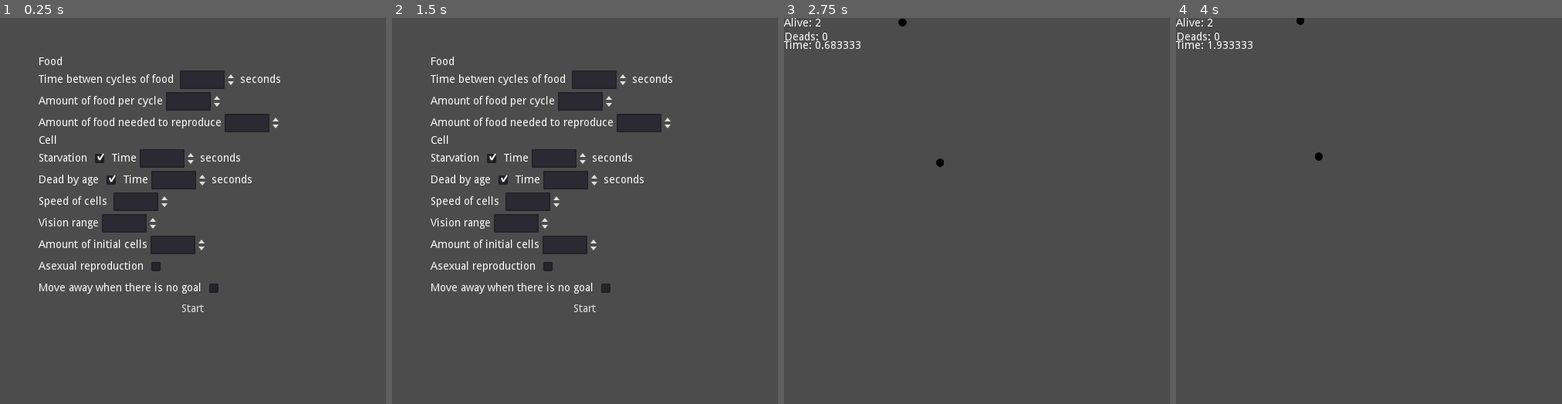
Above: before the commit, frames 1-4 (left to right).
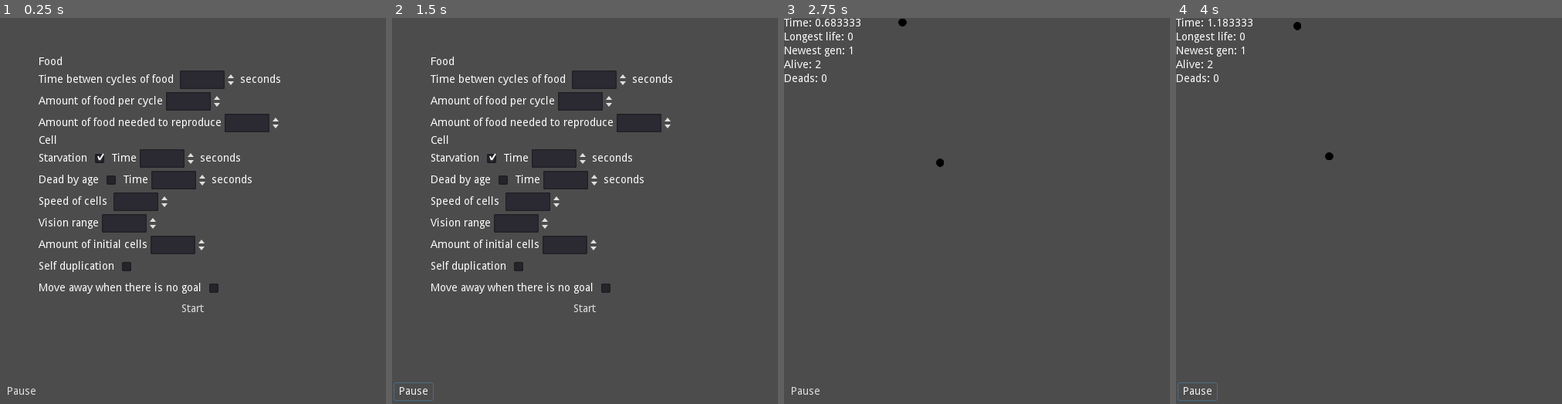
Above: after the commit, the same moments.

Repository: AngelJumbo/GameOfLifeGodot
Game: Godot game, scene res://StartMenu.tscn
Two runs of this game, one before a commit and one after it. Both use one fixed random seed, a clock stepped at 60 frames per second and the inputs below.
Inputs (mouse positions are in pixels of both pictures, inside the frame that each line leads up to):
- Up to frame 1 (0.25 s): no input
- Up to frame 2 (1.5 s): click (415, 392) at 0.5 s, where only the run after the commit has a clickable "Pause"; click (415, 392) at 1.25 s, where only the run after the commit has a clickable "Play"
- Up to frame 3 (2.75 s): click "Start" at 2 s
- Up to frame 4 (4 s): click (1199, 392) at 2.75 s, where only the run after the commit has a clickable "Pause"; click (1199, 392) at 3.5 s, where only the run after the commit has a clickable "Play"

The runs differ from the first frame. In frame 1, 0.5% of the frame differs, in the area x 2-42%, y 40-98%; in frame 2, 0.5%; in frame 3, 0.9%; in frame 4, 1.1%, in the area x 0-41%, y 0-100%.

Commit message:
Pause button added

Diff:
--- a/Entities.gd
+++ b/Entities.gd
@@ -6,6 +6,8 @@
 var countAlive=0
 var countDeads=0
 var time=0
+var play=true
+
 
 func _ready():
 	maxFood=Global.foodPerCycle
@@ -13,7 +15,8 @@
 	for i in range(0,Global.initialCells):
 		var scene =load("res://Entities/Cell.tscn")
 		var cell=scene.instance()
-		cell.set_global_position(Vector2(rng.randf_range(0, 500),rng.randf_range(0, 500)))
+		cell.gen=1
+		cell.set_global_position(Vector2(rng.randf_range(0, Global.screenWidth),rng.randf_range(0, Global.screenHeight)))
 		add_child(cell)
 	#var my_random_number = rng.randf_range(-10.0, 10.0)
 """
@@ -38,9 +41,11 @@
 func _process(delta: float) -> void:
 	timer=timer+delta
 	time+=delta
-	$"../AliveLabel".text="Alive: "+String(countAlive)
-	$"../DeadsLabel".text="Deads: "+String(countDeads)
-	$"../TimeLabel".text="Time: "+String(time)
+	$"../VBox/AliveLabel".text="Alive: "+String(countAlive)
+	$"../VBox/DeadsLabel".text="Deads: "+String(countDeads)
+	$"../VBox/TimeLabel".text="Time: "+String(time)
+	$"../VBox/NewestGenLabel".text="Newest gen: "+String(Global.newestGen)
+	$"../VBox/LongestLifeLabel".text="Longest life: "+String(Global.longestLife)
 	#print(fmod(timer, 5))
 	if(timer>Global.timePerCycle):
 		timer=0
@@ -51,4 +56,5 @@
 			food.set_global_position(posi)
 			add_child(food)
 
+
 # Replace with function body.
--- a/Entities/Cell.gd
+++ b/Entities/Cell.gd
@@ -7,6 +7,7 @@
 var deadByAge:bool
 var starve:bool
 
+var gen:int
 
 var contactBreed:bool
 var foodToBreed:int
@@ -21,9 +22,17 @@
 var ageTimer
 var starveTimer
 
+var screenWidth
+var screenHeight
+
+var aliveTime
 
 var rng = RandomNumberGenerator.new()
 func _init():
+
+	screenHeight=Global.screenHeight
+	screenWidth=Global.screenWidth
+
 	speed=Global.cellSpeed
 	contactBreed=not (Global.asexualReproduction)
 	foodToBreed=Global.foodToReproduce
@@ -42,14 +51,16 @@
 
 	# Called when the node enters the scene tree for the first time.
 func _ready() -> void:
+	aliveTime=0
 	rng.randomize()
-	if(not Global.stay): direction=Vector2(rng.randf_range(0, 500),rng.randf_range(0, 500))
+	if(not Global.stay): direction=Vector2(rng.randf_range(0, screenWidth),rng.randf_range(0, screenHeight))
 	get_parent().countAlive+=1
 	#set_physics_process(false)
 
 	pass # Replace with function body.
 
 func _physics_process(delta: float) -> void:
+	aliveTime+=delta
 	if (goal==null):
 		var bodies = area2D.get_overlapping_bodies()
 		rng.randomize()
@@ -107,7 +118,7 @@
 					goalType=null
 
 				rng.randomize()
-				direction= Vector2(rng.randf_range(0, 500),rng.randf_range(0, 500))
+				direction= Vector2(rng.randf_range(0, screenWidth),rng.randf_range(0, screenHeight))
 
 
 			else:
@@ -131,14 +142,14 @@
 			if (self.position.distance_to(direction)<5 or direction==Vector2(0,0) or goalType!=null):
 				rng.randomize()
 				goalType=null
-				direction= Vector2(rng.randf_range(0, 500),rng.randf_range(0, 500))
+				direction= Vector2(rng.randf_range(0, screenWidth),rng.randf_range(0,screenHeight))
 
 		collision = move_and_collide((direction-position).normalized()*speed*delta);
 		if  collision:
 			if(not Global.stay):
 				rng.randomize()
 				goalType=null
-				direction= Vector2(rng.randf_range(0, 500),rng.randf_range(0, 500))
+				direction= Vector2(rng.randf_range(0, screenWidth),rng.randf_range(0, screenHeight))
 				collision = move_and_collide((direction-position).normalized()*speed*delta);
 
 
@@ -159,12 +170,15 @@
 			onWay=true
 		"""
 func _timeout():
-
-	get_parent().countAlive-=1
-	self.queue_free()
-	get_parent().countDeads+=1
+	die()
 
 func _timeoutStarve():
+	die()
+
+func die():
+	if Global.longestLife<aliveTime:
+		Global.longestLife=aliveTime
+	#if Global.oldestGenAlive<gen:
 	#print("Dead by starve")
 	get_parent().countAlive-=1
 	self.queue_free()
@@ -174,5 +188,7 @@
 	countFood-=foodToBreed
 	var scene =load("res://Entities/Cell.tscn")
 	var cell=scene.instance()
+	cell.gen=gen+1
+	if(Global.newestGen<gen+1): Global.newestGen=gen+1
 	cell.set_global_position(Vector2(self.global_position.x,self.global_position.y +10))
 	get_node("../").add_child(cell)
--- a/Global.gd
+++ b/Global.gd
@@ -11,8 +11,12 @@
 var initialCells:int
 var asexualReproduction:bool
 var stay:bool
+var screenHeight:float
+var screenWidth:float
+var newestGen:int
+var oldestGenAlive:int
 
-
+var longestLife: float
 # Declare member variables here. Examples:
 # var a: int = 2
 # var b: String = "text"
--- a/MainNode.tscn
+++ b/MainNode.tscn
@@ -7,27 +7,48 @@
 [node name="Entities" type="Node2D" parent="."]
 script = ExtResource( 1 )
 
-[node name="AliveLabel" type="Label" parent="."]
-margin_right = 40.0
+[node name="VBox" type="VBoxContainer" parent="."]
+margin_right = 83.0
+margin_bottom = 86.0
+__meta__ = {
+"_edit_use_anchors_": false
+}
+
+[node name="TimeLabel" type="Label" parent="VBox"]
+margin_right = 83.0
 margin_bottom = 14.0
 __meta__ = {
 "_edit_use_anchors_": false
 }
 
-[node name="DeadsLabel" type="Label" parent="."]
-margin_left = 0.707108
-margin_top = 17.6777
-margin_right = 40.7071
-margin_bottom = 31.6777
+[node name="LongestLifeLabel" type="Label" parent="VBox"]
+margin_top = 18.0
+margin_right = 83.0
+margin_bottom = 32.0
 __meta__ = {
 "_edit_use_anchors_": false
 }
 
-[node name="TimeLabel" type="Label" parent="."]
-margin_left = 0.353554
-margin_top = 28.6378
-margin_right = 40.3536
-margin_bottom = 42.6378
+[node name="NewestGenLabel" type="Label" parent="VBox"]
+margin_top = 36.0
+margin_right = 83.0
+margin_bottom = 50.0
 __meta__ = {
 "_edit_use_anchors_": false
 }
+
+[node name="AliveLabel" type="Label" parent="VBox"]
+margin_top = 54.0
+margin_right = 83.0
+margin_bottom = 68.0
+__meta__ = {
+"_edit_use_anchors_": false
+}
+
+[node name="DeadsLabel" type="Label" parent="VBox"]
+margin_top = 72.0
+margin_right = 83.0
+margin_bottom = 86.0
+__meta__ = {
+"_edit_use_anchors_": false
+}
--- /dev/null
+++ b/PauseNode.gd
@@ -0,0 +1,21 @@
+extends CanvasLayer
+
+
+# Declare member variables here. Examples:
+# var a: int = 2
+# var b: String = "text"
+var play=true
+
+# Called when the node enters the scene tree for the first time.
+func _ready() -> void:
+	pass # Replace with function body.
+
+
+# Called every frame. 'delta' is the elapsed time since the previous frame.
+#func _process(delta: float) -> void:
+#	pass
+
+
+func _on_PauseButton_pressed() -> void:
+
+	 # Replace with function body.
--- /dev/null
+++ b/PauseNode.tscn
@@ -0,0 +1,48 @@
+[gd_scene load_steps=2 format=2]
+
+[sub_resource type="GDScript" id=1]
+script/source = "extends CanvasLayer
+
+
+# Declare member variables here. Examples:
+# var a: int = 2
+# var b: String = \"text\"
+var play=true
+
+# Called when the node enters the scene tree for the first time.
+func _ready() -> void:
+	pass # Replace with function body.
+
+
+# Called every frame. 'delta' is the elapsed time since the previous frame.
+#func _process(delta: float) -> void:
+#	pass
+
+
+func _on_PauseButton_pressed() -> void:
+	if (play):
+		$\"PauseButton\".text=\"Play\"
+		play=false
+
+	else:
+		$\"PauseButton\".text=\"Pause\"
+		play=true
+	get_tree().paused=!get_tree().paused
+
+	 # Replace with function body.
+"
+
+[node name="CanvasLayer" type="CanvasLayer"]
+pause_mode = 2
+script = SubResource( 1 )
+
+[node name="PauseButton" type="ToolButton" parent="."]
+margin_left = 2.9763
+margin_top = 473.315
+margin_right = 52.9763
+margin_bottom = 495.315
+text = "Pause"
+__meta__ = {
+"_edit_use_anchors_": false
+}
+[connection signal="pressed" from="PauseButton" to="." method="_on_PauseButton_pressed"]
--- a/StartMenu.gd
+++ b/StartMenu.gd
@@ -29,4 +29,9 @@
 	Global.initialCells=$VBoxContainer/HBoxContainer9/SpinBox.get_value()
 	Global.asexualReproduction=$VBoxContainer/HBoxContainer8/CheckBox.pressed
 	Global.stay=not ($VBoxContainer/HBoxContainer10/CheckBox.pressed)
+	Global.screenHeight=get_viewport().size.y
+	Global.screenWidth=get_viewport().size.x
+	Global.longestLife=0
+	Global.newestGen=1
+	Global.oldestGenAlive=1
 	get_tree().change_scene("res://MainNode.tscn")
--- a/StartMenu.tscn
+++ b/StartMenu.tscn
@@ -154,7 +154,6 @@
 margin_left = 82.0
 margin_right = 106.0
 margin_bottom = 24.0
-pressed = true
 
 [node name="Label2" type="Label" parent="VBoxContainer/HBoxContainer5"]
 margin_left = 110.0
@@ -239,13 +238,13 @@
 
 [node name="Label" type="Label" parent="VBoxContainer/HBoxContainer8"]
 margin_top = 5.0
-margin_right = 136.0
-margin_bottom = 19.0
-text = "Asexual reproduction"
+margin_right = 98.0
+margin_bottom = 19.0
+text = "Self duplication"
 
 [node name="CheckBox" type="CheckBox" parent="VBoxContainer/HBoxContainer8"]
-margin_left = 140.0
-margin_right = 164.0
+margin_left = 102.0
+margin_right = 126.0
 margin_bottom = 24.0
 
 [node name="HBoxContainer10" type="HBoxContainer" parent="VBoxContainer"]
--- a/project.godot
+++ b/project.godot
@@ -33,6 +33,7 @@
 [autoload]
 
 Global="*res://Global.gd"
+PauseNode="*res://PauseNode.tscn"
 
 [display]
 
